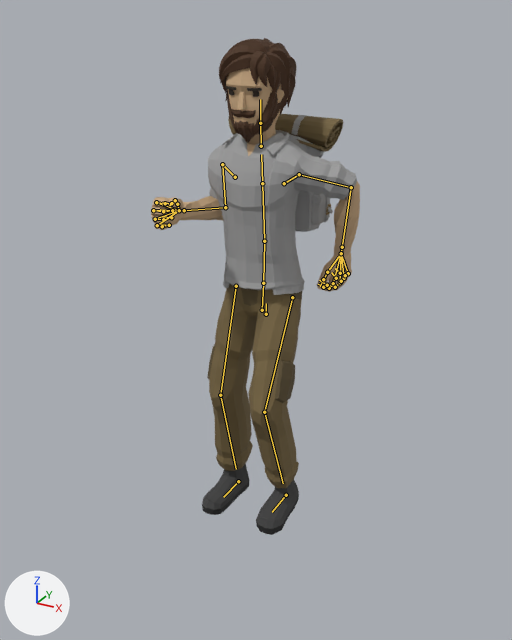
Before and after pictures for a commit that changed the glTF model assets/art/3d/clips-foot.glb.
The view is the same before and after, from a 50 mm camera at (1.166, -2.242, 1.908) aimed at (0.052, -0.217, 0.896). The axes (+X, +Y, +Z) are drawn at lower left. The lights are the same throughout. The first picture is the older version. Both versions are drawn at frame 24 of the action 'March_Upright'; the numbers are the values there. The bones that change, and the others that lie on the model, are drawn over the model as lines.

Names of what the first picture shows: 'Adventurer_Body', 'Adventurer_Feet', 'Adventurer_Head', 'Adventurer_Legs', 'Backpack'.
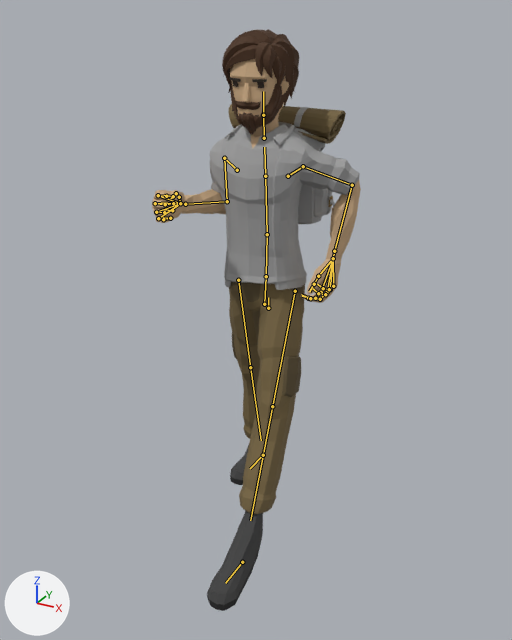
Pixel boxes (x1, y1, x2, y2) of what changed, in the pictures (512 x 640 px):
'Adventurer_Body', posed (10% taller): before (151, 130, 360, 295); after (152, 122, 361, 303)
'Adventurer_Legs', posed (20% narrower, 14% taller): before (207, 284, 302, 488); after (229, 282, 305, 514)
'Adventurer_Head', posed: before (219, 38, 297, 145); after (222, 29, 299, 137)
'Adventurer_Feet', posed: before (202, 464, 299, 535); after (207, 442, 263, 611)
'Backpack', posed: before (228, 114, 343, 232); after (228, 104, 346, 224)
bone 'Body', root to tip: before (266, 314) to (266, 303); after (268, 308) to (268, 297)
bone 'Torso', root to tip: before (264, 241) to (262, 183); after (267, 234) to (265, 176)
bone 'UpperArm.L', root to tip: before (299, 174) to (351, 187); after (303, 166) to (352, 185)
bone 'LowerArm.L', root to tip: before (351, 187) to (342, 247); after (352, 185) to (334, 251)
bone 'UpperArm.R', root to tip: before (222, 164) to (225, 207); after (224, 158) to (227, 201)
bone 'UpperLeg.L', root to tip: before (292, 297) to (264, 412); after (295, 291) to (272, 406)
bone 'LowerLeg.L', root to tip: before (264, 412) to (283, 483); after (272, 406) to (250, 520)
bone 'UpperLeg.R', root to tip: before (236, 286) to (220, 395); after (238, 280) to (250, 367)
bone 'LowerLeg.R', root to tip: before (220, 395) to (236, 469); after (250, 367) to (261, 440)
bone 'Foot.L', root to tip: before (286, 495) to (272, 512); after (242, 562) to (225, 583)
bone 'Foot.R', root to tip: before (238, 481) to (223, 497); after (263, 455) to (250, 468)

The edits, one by one:
Bone 'Body' (bone_body) moves from (-0.011, -0.034, -0.007) to (0.0, -0.007, -0.007).
Bone 'Torso' (bone_torso) turns from (3, -3, 0) to (3, 0, 0) degrees about its own x, y and z.
Bone 'UpperArm.L' (bone_upperarm_l) turns from (-17, 25, 19) to (-23, 7, 26) degrees about its own x, y and z.
Bone 'LowerArm.L' (bone_lowerarm_l) turns from (-73, -5, -33) to (-74, -6, -33) degrees about its own x, y and z.
Bone 'UpperArm.R' (bone_upperarm_r) turns from (-75, 6, -75) to (-75, 5, -78) degrees about its own x, y and z.
Bone 'UpperLeg.L' (bone_upperleg_l) turns from (-1, 0, 28) to (-1, 0, 20) degrees about its own x, y and z.
Bone 'LowerLeg.L' (bone_lowerleg_l) turns from (45, 0, 0) to (-8, 0, 0) degrees about its own x, y and z.
Bone 'UpperLeg.R' (bone_upperleg_r) turns from (0, 0, -13) to (-1, 0, 18) degrees about its own x, y and z.
Bone 'LowerLeg.R' (bone_lowerleg_r) turns from (24, 0, 0) to (-8, 0, 0) degrees about its own x, y and z.
Bone 'Foot.L' (bone_foot_l) moves from (0.009, 0.04, -0.064) to (0.009, 0.398, 0.002).
Bone 'Foot.R' (bone_foot_r) moves from (-0.009, -0.019, 0.0) to (-0.009, -0.247, -0.001).
